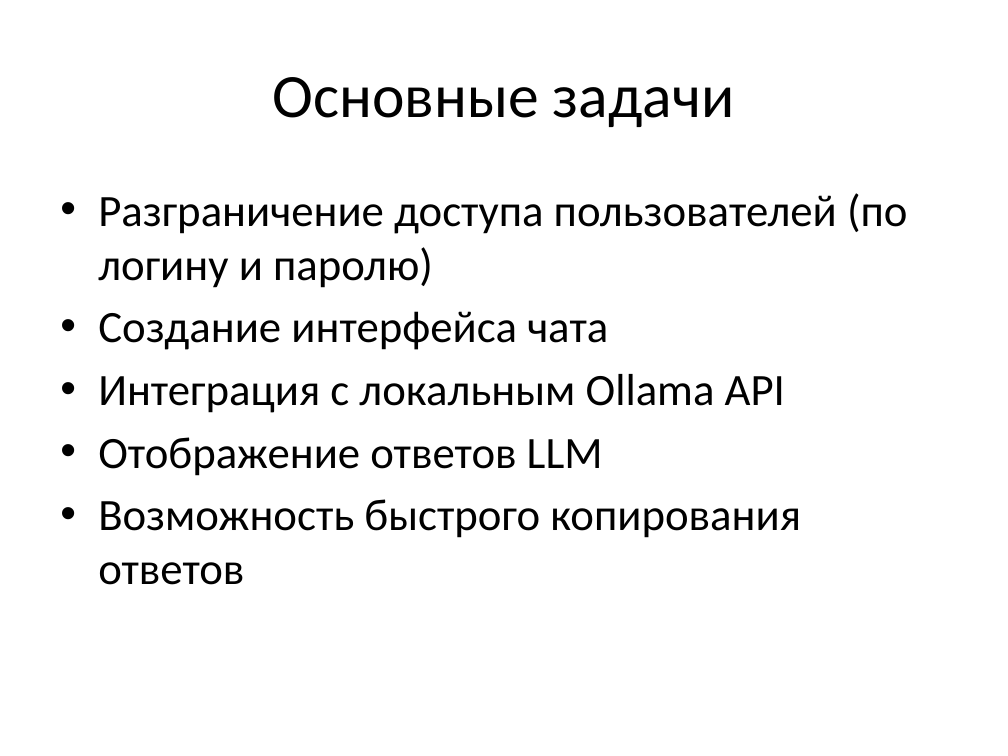
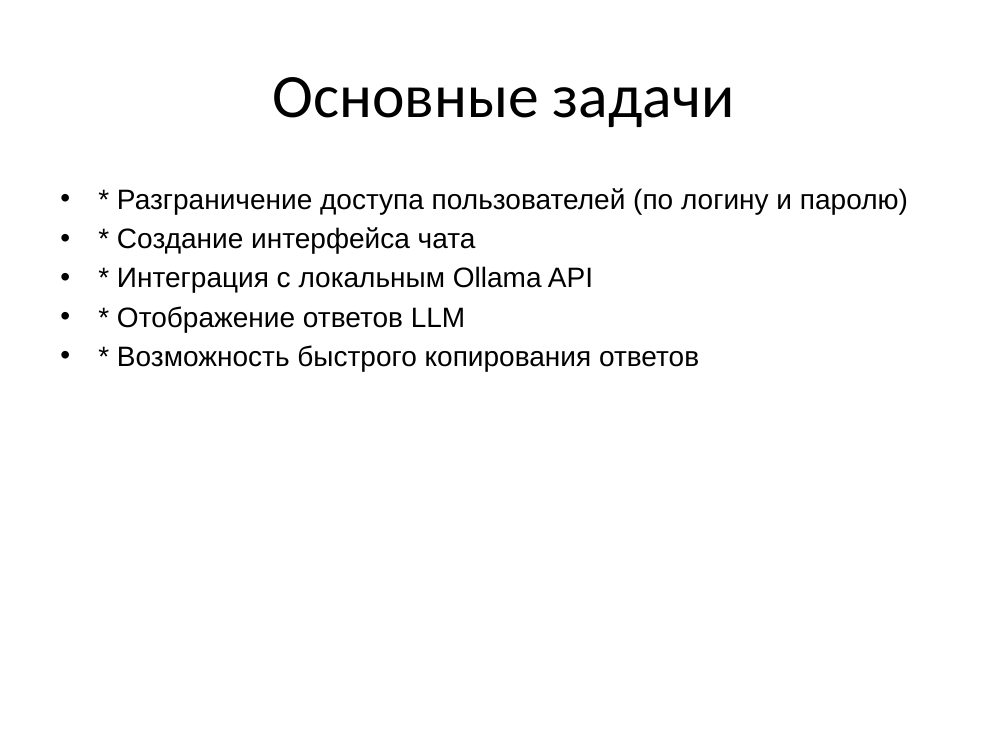
Before and after one commit to Pineson86/ui_ollama, a slide deck: slide 4 of presentation.pptx (slide 3 before the commit). Drawn at 1008x756 pixels with LibreOffice and Linux fonts; fonts in the diff are those of the drawing. Boxes give left, top, right and bottom in pixels: in the first picture for what was removed or moved away, otherwise in the second. Text is boxed around its words. In the diff, an @@ line names an element or a change of style, - is before the commit and + after.

```diff
--- a/presentation.pptx
+++ b/presentation.pptx
@@ text at box(117, 188, 908, 371): text changed; size 32 to 20 pt; font Calibri to Arial @@
-• Разграничение доступа пользователей (по логину и паролю)
-• Создание интерфейса чата
-• Интеграция с локальным Ollama API
-• Отображение ответов LLM
-• Возможность быстрого копирования ответов
+• * Разграничение доступа пользователей (по логину и паролю)
+• * Создание интерфейса чата
+• * Интеграция с локальным Ollama API
+• * Отображение ответов LLM
+• * Возможность быстрого копирования ответов
```
Also in this commit, not shown: 4 other slides changed, 4 slides added, 1 other file.
